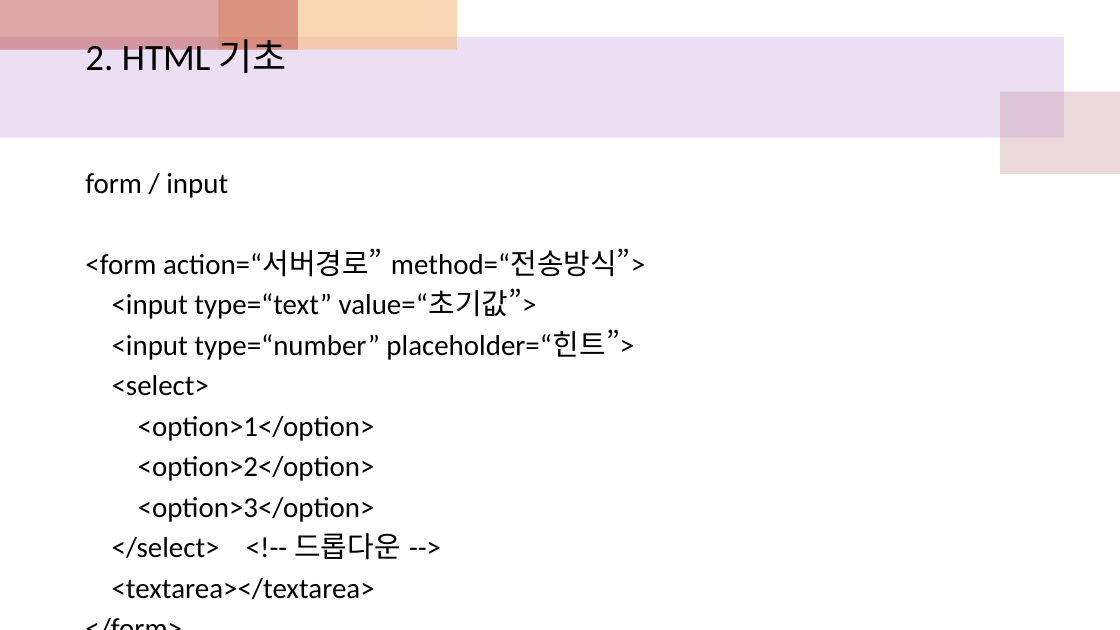
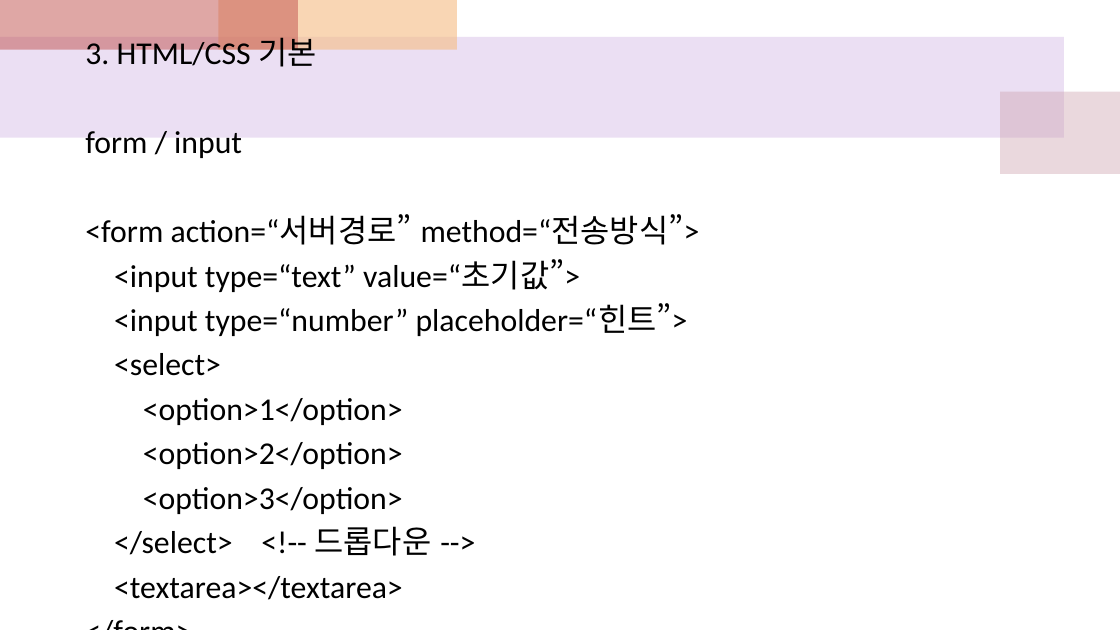
Before and after one commit to sonsungjong/html_css, a slide deck: slide 36 of htmlcss수업참고자료.pptx (slide 45 before the commit). Drawn at 1120x630 pixels with LibreOffice and Linux fonts; fonts in the diff are those of the drawing. Boxes give left, top, right and bottom in pixels: in the first picture for what was removed or moved away, otherwise in the second. Text is boxed around its words. In the diff, an @@ line names an element or a change of style, - is before the commit and + after.

```diff
--- a/htmlcss수업참고자료.pptx
+++ b/htmlcss수업참고자료.pptx
@@ text at box(85, 32, 316, 73): text changed; size 31.8 to 27.2 pt @@
-2. HTML 기초
+3. HTML/CSS 기본
@@ text at box(85, 131, 700, 556): size 24.8 to 27.2 pt @@
```
Also in this commit, not shown: 7 other slides changed, 12 slides added, 12 slides removed.
